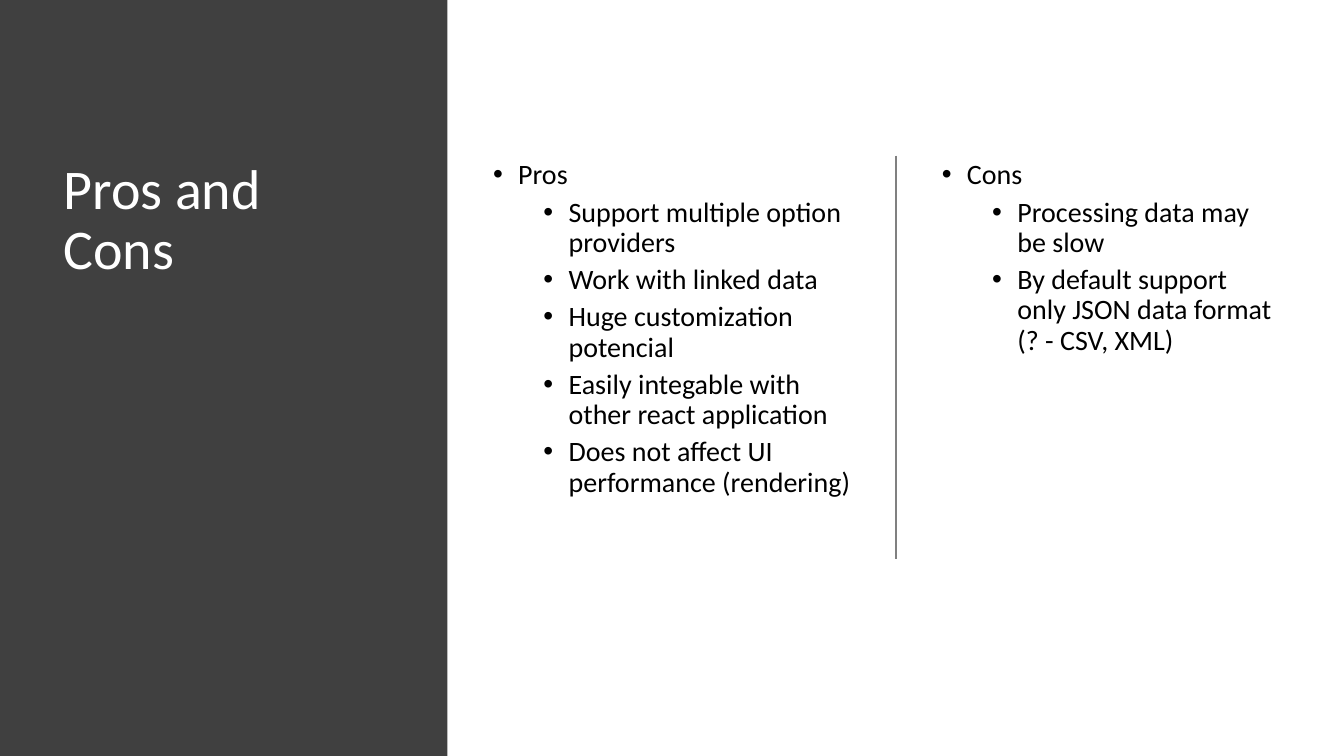
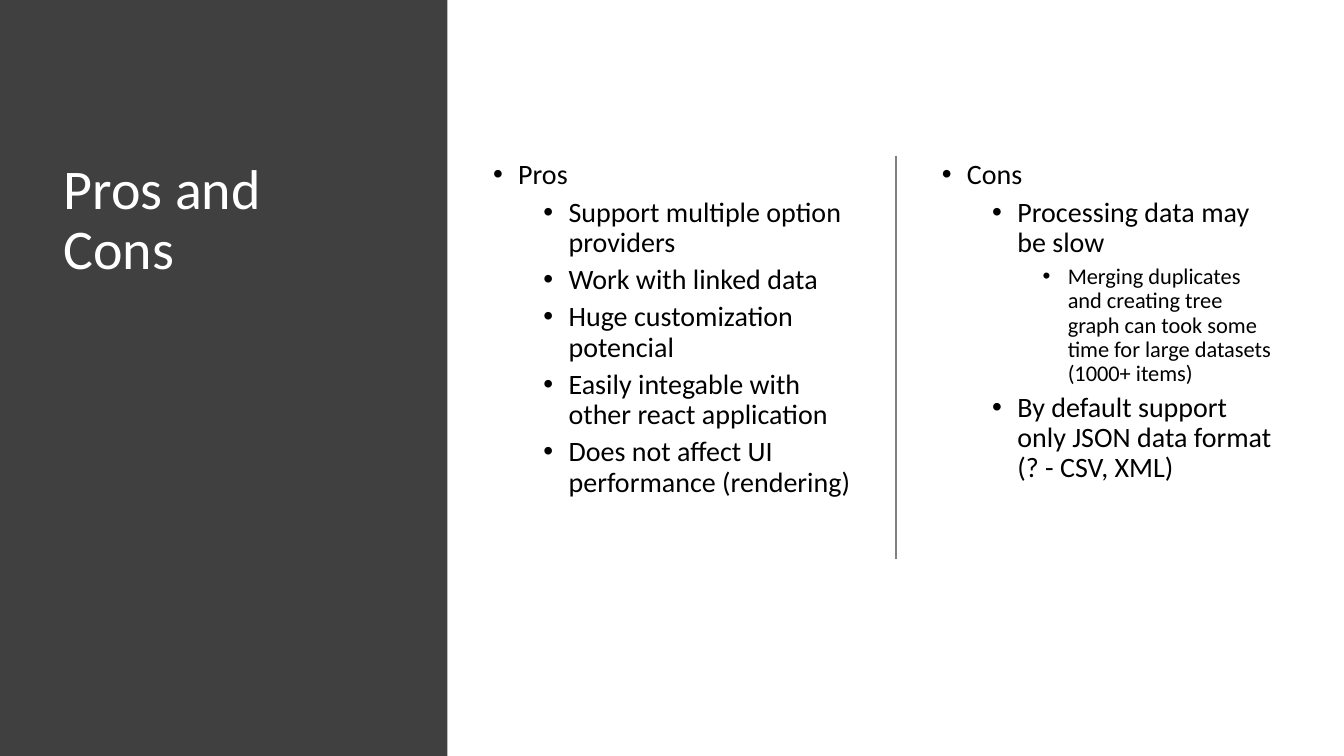
Before and after one commit to lecbyjak/intelligent-tree-select, a slide deck: slide 11 of documents/lecbyjak_bachlor_prezentation.pptx (slide 10 before the commit). Drawn at 1344x756 pixels with LibreOffice and Linux fonts; fonts in the diff are those of the drawing. Boxes give left, top, right and bottom in pixels: in the first picture for what was removed or moved away, otherwise in the second. Text is boxed around its words. In the diff, an @@ line names an element or a change of style, - is before the commit and + after.

```diff
--- a/documents/lecbyjak_bachlor_prezentation.pptx
+++ b/documents/lecbyjak_bachlor_prezentation.pptx
@@ text at (1068, 268, 1271, 384): paragraph added @@
+    • Merging duplicates and creating tree graph can took some time for large datasets (1000+ items)
```
Also in this commit, not shown: 4 other slides changed, 3 slides added, 1 other file.
